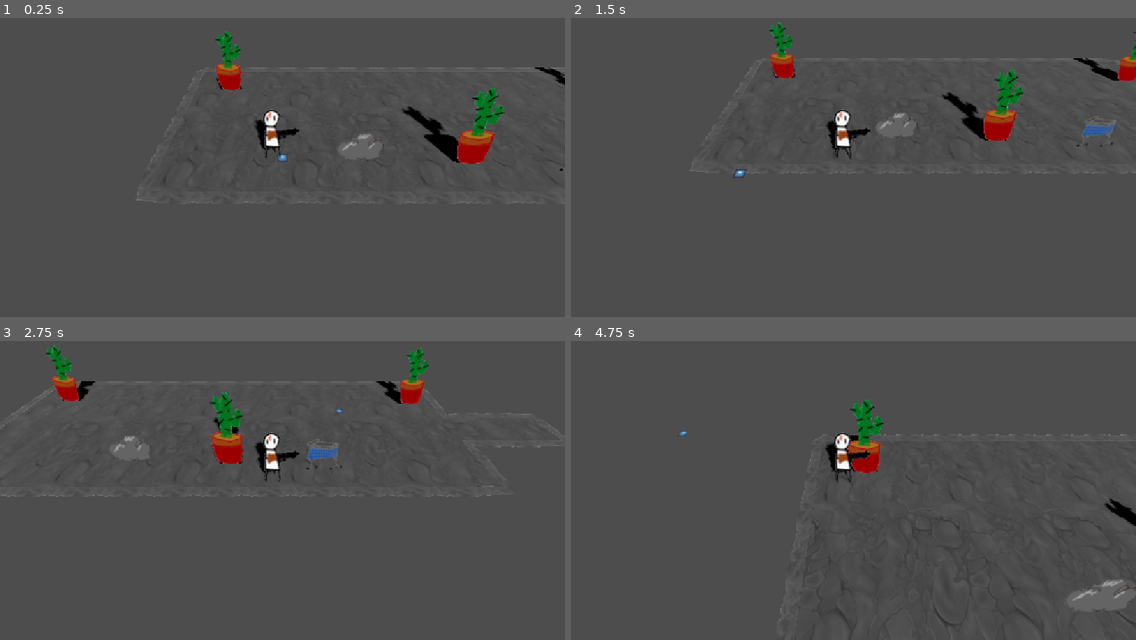
Above: before the commit, frames 1-4 (two rows, left to right).
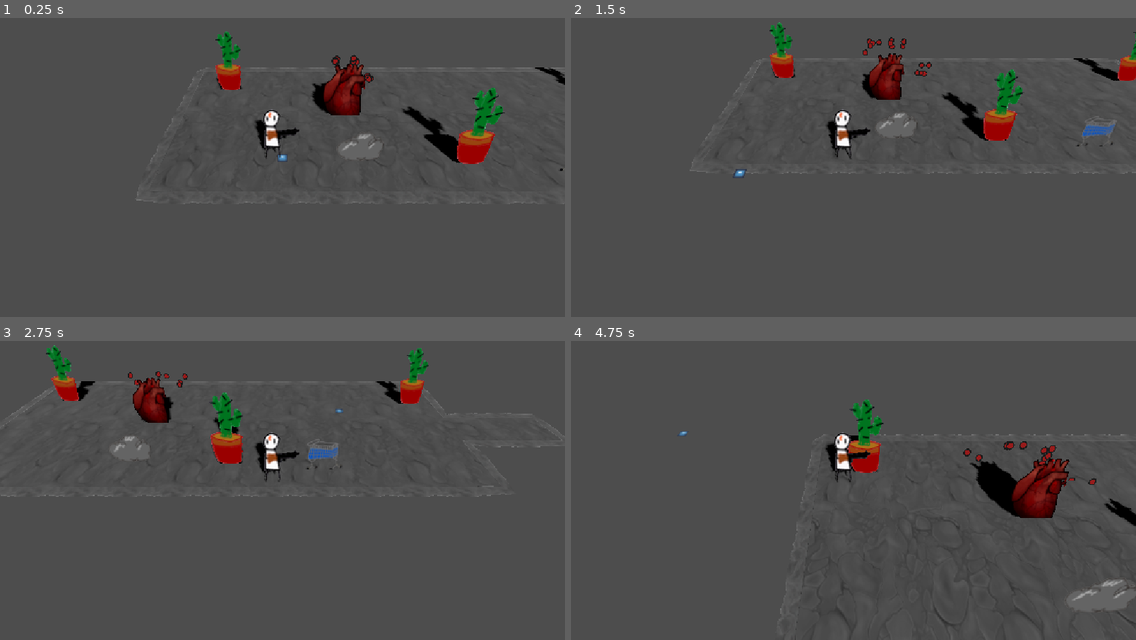
Above: after the commit, the same moments.

Repository: gmuGADIG/DEADSHOT
Game: Godot game, scene res://test_scenes/demo1/demo_a.tscn
Two runs of this game, one before a commit and one after it. Both use one fixed random seed, a clock stepped at 60 frames per second and the inputs below. This scene is started directly instead of the project's main scene. The engine's default icon, where the game draws it, is replaced by a stand-in: a white triangle on a blue panel in a dark square.
Inputs (mouse positions are in pixels of both pictures, inside the frame that each line leads up to):
- Up to frame 1 (0.25 s): no input
- Up to frame 2 (1.5 s): move the mouse to (977, 143) at 0.52 s; press the mouse at (977, 143) at 0.53 s; hold D (move_right) 0.53-1.28 s; move the mouse to (740, 173) at 1.27 s; release the mouse at (740, 173) at 1.28 s; hold S (move_down) from 1.28 s (still down); tap E (interact) at 1.35 s
- Up to frame 3 (2.75 s): move the mouse to (339, 412) at 2.02 s; release S (move_down) at 2.03 s; hold D (move_right) from 2.03 s (still down); tap Space (roll) at 2.1 s
- Up to frame 4 (4.75 s): move the mouse to (825, 544) at 2.77 s; release D (move_right) at 2.78 s; hold W (move_up) 2.78-3.53 s; click (825, 544) at 2.85 s; move the mouse to (1023, 529) at 3.52 s; hold E (interact) 3.53-4.28 s; hold A (move_left) from 3.53 s (still down); move the mouse to (684, 433) at 4.27 s; tap Space (roll) at 4.35 s

The runs differ from the first frame. In frame 1, 1.3% of the frame differs, in the area x 55-67%, y 12-33%; in frame 2, 1.0%; in frame 3, 0.9%; in frame 4, 2.5%, in the area x 39-93%, y 33-69%.

Commit message:
Funky particles

Diff:
--- a/project.godot
+++ b/project.godot
@@ -39,6 +39,7 @@
 "res://test_scenes/": "green",
 "res://world/enemy/": "teal",
 "res://world/levels/": "blue",
+"res://world/pickups/": "red",
 "res://world/player/": "purple"
 }
 
@@ -95,6 +96,7 @@
 
 [layer_names]
 
+3d_render/layer_2="PlayerAttracted"
 3d_physics/layer_1="World"
 3d_physics/layer_2="Player"
 3d_physics/layer_3="Interactable"
--- a/test_scenes/demo1/demo_a.tscn
+++ b/test_scenes/demo1/demo_a.tscn
@@ -1,6 +1,7 @@
-[gd_scene load_steps=9 format=3 uid="uid://btuw2i28k0axl"]
+[gd_scene load_steps=10 format=3 uid="uid://btuw2i28k0axl"]
 
 [ext_resource type="PackedScene" uid="uid://bk60c4813t663" path="res://world/levels/level_base.tscn" id="1_p0tjl"]
+[ext_resource type="PackedScene" uid="uid://b0ttk38sufgur" path="res://world/pickups/corrupt_heart/corrupt_heart.tscn" id="2_7mnxm"]
 [ext_resource type="Texture2D" uid="uid://cjbsq7rk6r3h4" path="res://temp_art/gartic/cactus.png" id="2_yl5fl"]
 [ext_resource type="Resource" uid="uid://ebi2mrpur7b6" path="res://world/floor/rock/rock.tres" id="3_lkd7d"]
 [ext_resource type="PackedScene" uid="uid://rberd5xw8srm" path="res://world/transitions/transition.tscn" id="4_yl5fl"]
@@ -21,12 +22,14 @@
 
 [node name="DemoA" instance=ExtResource("1_p0tjl")]
 
-[node name="Exit" parent="." index="1" instance=ExtResource("4_yl5fl")]
+[node name="CorruptHeart" parent="." index="0" instance=ExtResource("2_7mnxm")]
+
+[node name="Exit" parent="." index="2" instance=ExtResource("4_yl5fl")]
 transform = Transform3D(1, 0, 0, 0, 1, 0, 0, 0, 1, 20.351158, 0, 0.9043428)
 target_scene = "uid://daq8dgkrqqghw"
 target_entry_point = "Left"
 
-[node name="World" parent="." index="2"]
+[node name="World" parent="." index="3"]
 navigation_mesh = SubResource("NavigationMesh_hxoc3")
 
 [node name="Floor" parent="World" index="0"]
--- /dev/null
+++ b/world/pickups/corrupt_heart/blood_particle_spawner.gd
@@ -0,0 +1,9 @@
+extends Node3D
+
+@export var particle : PackedScene
+
+func spawn() -> void:
+	var new_particles : GPUParticles3D = particle.instantiate()
+	add_child(new_particles)
+	new_particles.global_position = global_position
+	new_particles.emitting = true
--- /dev/null
+++ b/world/pickups/corrupt_heart/blood_particles/blood_burst.tscn
@@ -0,0 +1,34 @@
+[gd_scene load_steps=6 format=3 uid="uid://dtqb8q8qomq31"]
+
+[ext_resource type="Shader" uid="uid://buxykrqlibd21" path="res://world/pickups/corrupt_heart/blood_particles/corrupt_heart_blood.gdshader" id="1_oto7a"]
+[ext_resource type="Script" uid="uid://m385t8gvrw2f" path="res://world/pickups/corrupt_heart/blood_particles/kill_finished_particle.gd" id="2_fdees"]
+
+[sub_resource type="ParticleProcessMaterial" id="ParticleProcessMaterial_5roo4"]
+emission_shape = 1
+emission_sphere_radius = 1.0
+direction = Vector3(0, 1, 0)
+spread = 90.0
+initial_velocity_min = 5.0
+initial_velocity_max = 10.0
+gravity = Vector3(0, -15, 0)
+collision_mode = 2
+
+[sub_resource type="ShaderMaterial" id="ShaderMaterial_hvqcw"]
+render_priority = 0
+shader = ExtResource("1_oto7a")
+
+[sub_resource type="QuadMesh" id="QuadMesh_vve5n"]
+material = SubResource("ShaderMaterial_hvqcw")
+
+[node name="BloodBurst" type="GPUParticles3D"]
+layers = 2
+emitting = false
+amount = 200
+lifetime = 3.0
+one_shot = true
+collision_base_size = 1.0
+process_material = SubResource("ParticleProcessMaterial_5roo4")
+draw_pass_1 = SubResource("QuadMesh_vve5n")
+script = ExtResource("2_fdees")
+
+[connection signal="finished" from="." to="." method="_on_finished"]
--- /dev/null
+++ b/world/pickups/corrupt_heart/blood_particles/blood_spurt.tscn
@@ -0,0 +1,31 @@
+[gd_scene load_steps=6 format=3 uid="uid://cldpmxcx2sdmd"]
+
+[ext_resource type="Shader" uid="uid://buxykrqlibd21" path="res://world/pickups/corrupt_heart/blood_particles/corrupt_heart_blood.gdshader" id="1_u64mv"]
+[ext_resource type="Script" uid="uid://m385t8gvrw2f" path="res://world/pickups/corrupt_heart/blood_particles/kill_finished_particle.gd" id="2_aimip"]
+
+[sub_resource type="ParticleProcessMaterial" id="ParticleProcessMaterial_5roo4"]
+direction = Vector3(0, 1, 0)
+spread = 20.0
+initial_velocity_min = 3.0
+initial_velocity_max = 5.0
+gravity = Vector3(0, -15, 0)
+collision_mode = 2
+
+[sub_resource type="ShaderMaterial" id="ShaderMaterial_hvqcw"]
+render_priority = 0
+shader = ExtResource("1_u64mv")
+
+[sub_resource type="QuadMesh" id="QuadMesh_vve5n"]
+material = SubResource("ShaderMaterial_hvqcw")
+
+[node name="BloodSpurt" type="GPUParticles3D"]
+emitting = false
+amount = 5
+one_shot = true
+explosiveness = 1.0
+collision_base_size = 1.0
+process_material = SubResource("ParticleProcessMaterial_5roo4")
+draw_pass_1 = SubResource("QuadMesh_vve5n")
+script = ExtResource("2_aimip")
+
+[connection signal="finished" from="." to="." method="_on_finished"]
--- /dev/null
+++ b/world/pickups/corrupt_heart/blood_particles/corrupt_heart_blood.gdshader
@@ -0,0 +1,24 @@
+shader_type spatial;
+
+void vertex() {
+	// Called for every vertex the material is visible on.
+}
+
+void fragment() {
+
+	float dist_from_center = distance(UV,vec2(0.5,0.5));
+	if(dist_from_center < 0.10){
+		ALBEDO = vec3(0.6,0.0,0.0);
+	}
+	else if(dist_from_center < 0.15){
+		ALBEDO = vec3(0.0,0.0,0.0);
+	}
+	else{
+		ALPHA = 0.0;
+	}
+}
+
+//void light() {
+//	// Called for every pixel for every light affecting the material.
+//	// Uncomment to replace the default light processing function with this one.
+//}
--- /dev/null
+++ b/world/pickups/corrupt_heart/blood_particles/final_burst.tscn
@@ -0,0 +1,34 @@
+[gd_scene load_steps=6 format=3 uid="uid://vqmkg8wor6fr"]
+
+[ext_resource type="Shader" uid="uid://buxykrqlibd21" path="res://world/pickups/corrupt_heart/blood_particles/corrupt_heart_blood.gdshader" id="1_6e8bx"]
+[ext_resource type="Script" uid="uid://m385t8gvrw2f" path="res://world/pickups/corrupt_heart/blood_particles/kill_finished_particle.gd" id="2_g4mrv"]
+
+[sub_resource type="ParticleProcessMaterial" id="ParticleProcessMaterial_5roo4"]
+emission_shape = 1
+emission_sphere_radius = 1.5
+direction = Vector3(0, 1, 0)
+spread = 90.0
+initial_velocity_min = 5.0
+initial_velocity_max = 15.0
+gravity = Vector3(0, -15, 0)
+collision_mode = 2
+
+[sub_resource type="ShaderMaterial" id="ShaderMaterial_hvqcw"]
+render_priority = 0
+shader = ExtResource("1_6e8bx")
+
+[sub_resource type="QuadMesh" id="QuadMesh_vve5n"]
+material = SubResource("ShaderMaterial_hvqcw")
+
+[node name="FinalBurst" type="GPUParticles3D"]
+layers = 2
+emitting = false
+amount = 50
+one_shot = true
+explosiveness = 1.0
+collision_base_size = 1.0
+process_material = SubResource("ParticleProcessMaterial_5roo4")
+draw_pass_1 = SubResource("QuadMesh_vve5n")
+script = ExtResource("2_g4mrv")
+
+[connection signal="finished" from="." to="." method="_on_finished"]
--- /dev/null
+++ b/world/pickups/corrupt_heart/blood_particles/kill_finished_particle.gd
@@ -0,0 +1,5 @@
+extends GPUParticles3D
+
+
+func _on_finished() -> void:
+	queue_free()
--- a/world/pickups/corrupt_heart/corrupt_heart.gd
+++ b/world/pickups/corrupt_heart/corrupt_heart.gd
@@ -1 +1,48 @@
 extends Node3D
+
+@export var health : Health
+
+@export var death_animation_time : float = 3.0
+
+@export var blood_burst_packed : PackedScene
+@export var final_burst_packed : PackedScene
+
+var dying : bool = false
+var death_time : float
+func _ready() -> void:
+
+
+	health.killed.connect(on_death)
+	$AnimationPlayer.play("corrupt_heart")
+
+func _process(delta: float) -> void:
+	if dying:
+		death_time += delta
+		$Sprite3D.position.x = 0.1*sin(death_time*50)
+
+func on_death() -> void:
+	dying = true
+	$AnimationPlayer.pause()
+
+	##Steady stream of blood
+	var blood_burst : GPUParticles3D = blood_burst_packed.instantiate()
+	blood_burst.lifetime = death_animation_time
+	add_sibling(blood_burst)
+	blood_burst.global_position = $BloodEmitCenter.global_position
+	blood_burst.emitting = true
+
+
+	var tween : Tween = get_tree().create_tween().set_parallel(true)
+
+	tween.tween_property($Sprite3D,"scale", Vector3(0.85,0.85,0.85),death_animation_time).set_trans(Tween.TRANS_BOUNCE)
+
+
+
+	await get_tree().create_timer(death_animation_time).timeout
+
+	##Final Burst of blood
+	var final_burst : GPUParticles3D = final_burst_packed.instantiate()
+	add_sibling(final_burst)
+	final_burst.global_position = $BloodEmitCenter.global_position
+	final_burst.emitting = true
+	queue_free()
--- a/world/pickups/corrupt_heart/corrupt_heart.tscn
+++ b/world/pickups/corrupt_heart/corrupt_heart.tscn
@@ -1,12 +1,131 @@
-[gd_scene load_steps=2 format=3 uid="uid://b0ttk38sufgur"]
+[gd_scene load_steps=14 format=3 uid="uid://b0ttk38sufgur"]
 
 [ext_resource type="Texture2D" uid="uid://di2fa8ln64nqe" path="res://world/pickups/corrupt_heart/corrupt_heart.png" id="1_sj4sw"]
+[ext_resource type="Script" uid="uid://1vuuexllss1q" path="res://world/pickups/corrupt_heart/corrupt_heart.gd" id="1_vve5n"]
+[ext_resource type="PackedScene" uid="uid://vqmkg8wor6fr" path="res://world/pickups/corrupt_heart/blood_particles/final_burst.tscn" id="2_e8xih"]
+[ext_resource type="PackedScene" uid="uid://dtqb8q8qomq31" path="res://world/pickups/corrupt_heart/blood_particles/blood_burst.tscn" id="4_uxcdq"]
+[ext_resource type="PackedScene" uid="uid://cldpmxcx2sdmd" path="res://world/pickups/corrupt_heart/blood_particles/blood_spurt.tscn" id="4_vve5n"]
+[ext_resource type="Script" uid="uid://7ghh0vndiuvx" path="res://world/pickups/corrupt_heart/blood_particle_spawner.gd" id="5_e76c2"]
+[ext_resource type="Script" uid="uid://lxg83i28nlul" path="res://systems/attacking/hurtbox/hurtbox.gd" id="5_uxcdq"]
+[ext_resource type="Script" uid="uid://do5vs8m1law7o" path="res://systems/attacking/health/health.gd" id="6_5roo4"]
 
-[node name="BloodyHeart" type="Node3D"]
+[sub_resource type="Animation" id="Animation_vve5n"]
+length = 0.001
+
+[sub_resource type="Animation" id="Animation_hvqcw"]
+resource_name = "corrupt_heart"
+loop_mode = 1
+step = 0.05
+tracks/0/type = "scale_3d"
+tracks/0/imported = false
+tracks/0/enabled = true
+tracks/0/path = NodePath("Sprite3D")
+tracks/0/interp = 1
+tracks/0/loop_wrap = true
+tracks/0/keys = PackedFloat32Array(0, 1, 0.5, 0.5, 0.5, 0.15, 1, 0.55, 0.55, 0.55, 0.2, 1, 0.6, 0.6, 0.6, 0.4, 1, 0.55, 0.55, 0.55)
+tracks/1/type = "method"
+tracks/1/imported = false
+tracks/1/enabled = true
+tracks/1/path = NodePath("BloodValve1")
+tracks/1/interp = 1
+tracks/1/loop_wrap = true
+tracks/1/keys = {
+"times": PackedFloat32Array(0.15),
+"transitions": PackedFloat32Array(1),
+"values": [{
+"args": [],
+"method": &"spawn"
+}]
+}
+tracks/2/type = "method"
+tracks/2/imported = false
+tracks/2/enabled = true
+tracks/2/path = NodePath("BloodValve2")
+tracks/2/interp = 1
+tracks/2/loop_wrap = true
+tracks/2/keys = {
+"times": PackedFloat32Array(0.15),
+"transitions": PackedFloat32Array(1),
+"values": [{
+"args": [],
+"method": &"spawn"
+}]
+}
+tracks/3/type = "method"
+tracks/3/imported = false
+tracks/3/enabled = true
+tracks/3/path = NodePath("BloodValve3")
+tracks/3/interp = 1
+tracks/3/loop_wrap = true
+tracks/3/keys = {
+"times": PackedFloat32Array(0.15),
+"transitions": PackedFloat32Array(1),
+"values": [{
+"args": [],
+"method": &"spawn"
+}]
+}
+
+[sub_resource type="Animation" id="Animation_e8xih"]
+resource_name = "death"
+
+[sub_resource type="AnimationLibrary" id="AnimationLibrary_uxcdq"]
+_data = {
+&"RESET": SubResource("Animation_vve5n"),
+&"corrupt_heart": SubResource("Animation_hvqcw"),
+&"death": SubResource("Animation_e8xih")
+}
+
+[sub_resource type="SphereShape3D" id="SphereShape3D_5roo4"]
+radius = 1.3033881
+
+[node name="CorruptHeart" type="Node3D" node_paths=PackedStringArray("health")]
+script = ExtResource("1_vve5n")
+health = NodePath("Health")
+blood_burst_packed = ExtResource("4_uxcdq")
+final_burst_packed = ExtResource("2_e8xih")
 
 [node name="Sprite3D" type="Sprite3D" parent="."]
-transform = Transform3D(0.4, 0, 0, 0, 0.34641013, 0.20000009, 0, -0.20000009, 0.34641013, 0, 1, 0)
+transform = Transform3D(0.5, 0, 0, 0, 0.43301263, 0.25000012, 0, -0.25000012, 0.43301263, 0, 0.82869124, 0)
 alpha_cut = 1
 texture = ExtResource("1_sj4sw")
 
 [node name="AnimationPlayer" type="AnimationPlayer" parent="."]
+libraries = {
+&"": SubResource("AnimationLibrary_uxcdq")
+}
+
+[node name="AudioStreamPlayer3D" type="AudioStreamPlayer3D" parent="."]
+
+[node name="BloodValve1" type="Node3D" parent="."]
+transform = Transform3D(0.93969256, -0.3420201, 0, 0.29619807, 0.8137976, 0.5, -0.17101005, -0.46984628, 0.8660254, -0.37806785, 2.0317316, -0.5496088)
+script = ExtResource("5_e76c2")
+particle = ExtResource("4_vve5n")
+
+[node name="BloodValve2" type="Node3D" parent="."]
+transform = Transform3D(0.9848077, 0.17364818, 0, -0.15038373, 0.8528685, 0.5, 0.08682409, -0.49240386, 0.8660254, 0.30402887, 2.0317316, -0.5496088)
+script = ExtResource("5_e76c2")
+particle = ExtResource("4_vve5n")
+
+[node name="BloodValve3" type="Node3D" parent="."]
+transform = Transform3D(0.34202015, 0.9396926, 0, -0.81379765, 0.29619813, 0.5, 0.4698463, -0.17101008, 0.8660254, 0.7891301, 1.5743597, -0.32335645)
+script = ExtResource("5_e76c2")
+particle = ExtResource("4_vve5n")
+
+[node name="Hurtbox" type="Area3D" parent="." node_paths=PackedStringArray("health_component")]
+transform = Transform3D(1, 0, 0, 0, 1, 0, 0, 0, 1, 0, 0.72506166, 0)
+script = ExtResource("5_uxcdq")
+health_component = NodePath("../Health")
+allowed_damage_sources = Array[int]([0])
+metadata/_custom_type_script = "uid://lxg83i28nlul"
+
+[node name="CollisionShape3D" type="CollisionShape3D" parent="Hurtbox"]
+shape = SubResource("SphereShape3D_5roo4")
+
+[node name="Health" type="Node" parent="."]
+script = ExtResource("6_5roo4")
+max_health = 10
+metadata/_custom_type_script = "uid://do5vs8m1law7o"
+
+[node name="BloodEmitCenter" type="Node3D" parent="."]
+transform = Transform3D(1, 0, 0, 0, 1, 0, 0, 0, 1, 0, 0.9867293, 0)
--- a/world/player/player.tscn
+++ b/world/player/player.tscn
@@ -81,3 +81,15 @@
 [node name="HealthComponent" type="Node" parent="HurtboxComponent"]
 script = ExtResource("6_thypd")
 metadata/_custom_type_script = "uid://do5vs8m1law7o"
+
+[node name="GPUParticlesAttractorSphere3D" type="GPUParticlesAttractorSphere3D" parent="."]
+transform = Transform3D(1, 0, 0, 0, 1, 0, 0, 0, 1, -0.44795907, 1.4558618, 0)
+strength = 100.0
+attenuation = 0.2
+cull_mask = 4294966274
+radius = 50.0
+
+[node name="GPUParticlesCollisionBox3D" type="GPUParticlesCollisionBox3D" parent="."]
+transform = Transform3D(0.70710677, 0, 0.70710677, 0, 1, 0, -0.70710677, 0, 0.70710677, -0.41281465, 0.41942382, 0.036452644)
+cull_mask = 4294966274
+size = Vector3(0.72959137, 3.3686328, 0.7362304)
Not shown, added: world/pickups/corrupt_heart/blood_particle_spawner.gd.uid
Not shown, added: world/pickups/corrupt_heart/blood_particles/corrupt_heart_blood.gdshader.uid
Not shown, added: world/pickups/corrupt_heart/blood_particles/kill_finished_particle.gd.uid
